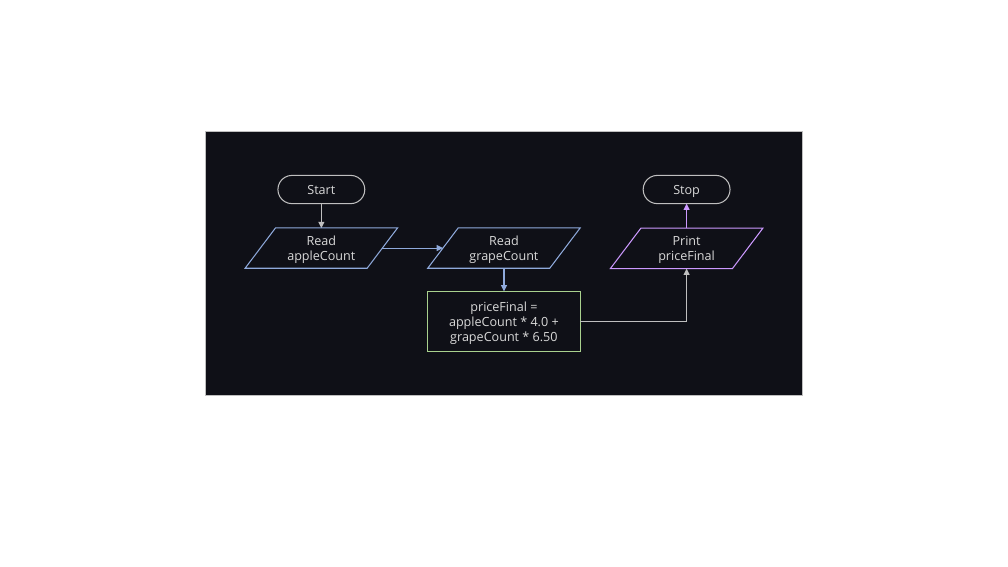
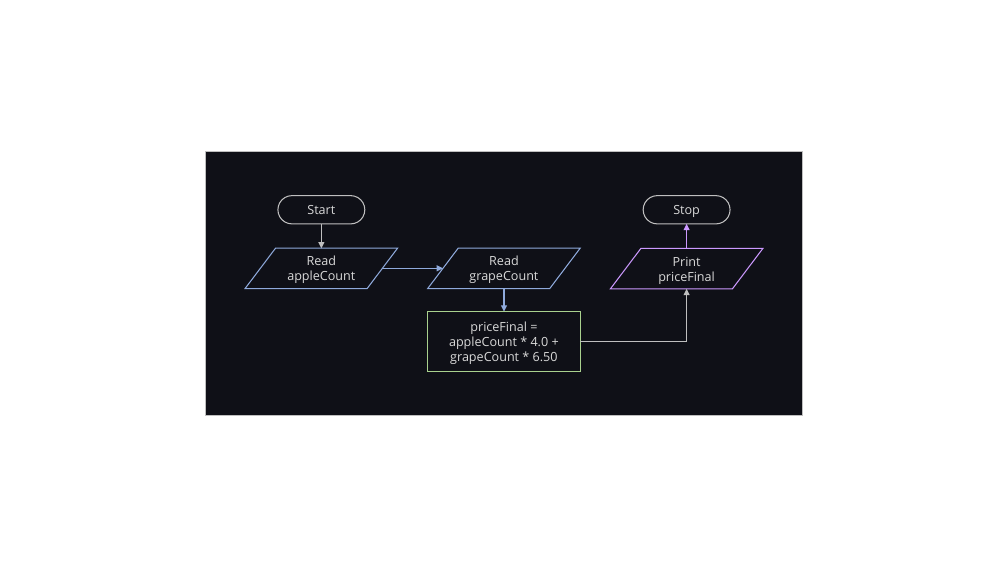
Before and after one commit to LimJY03/JavaMatriculation, a slide deck: slide 10 of Past Year Theory Questions/Resources/resources.pptx. Drawn at 1008x567 pixels with LibreOffice and Linux fonts; fonts in the diff are those of the drawing. Boxes give left, top, right and bottom in pixels: in the first picture for what was removed or moved away, otherwise in the second. Text is boxed around its words. In the diff, an @@ line names an element or a change of style, - is before the commit and + after.

```diff
--- a/Past Year Theory Questions/Resources/resources.pptx
+++ b/Past Year Theory Questions/Resources/resources.pptx
@@ 4 arrows, 3 flow chart input outputs, 2 pill shapes, 2 rectangles, 1 elbow arrow: place and size @@
-4 arrows, 3 flow chart input outputs, 2 pill shapes, 2 rectangles, 1 elbow arrow at (206, 132, 802, 395)
+4 arrows, 3 flow chart input outputs, 2 pill shapes, 2 rectangles, 1 elbow arrow at (206, 151, 802, 415)
```
Also in this commit, not shown: 1 other slide changed, 1 slide added, 1 other file.
